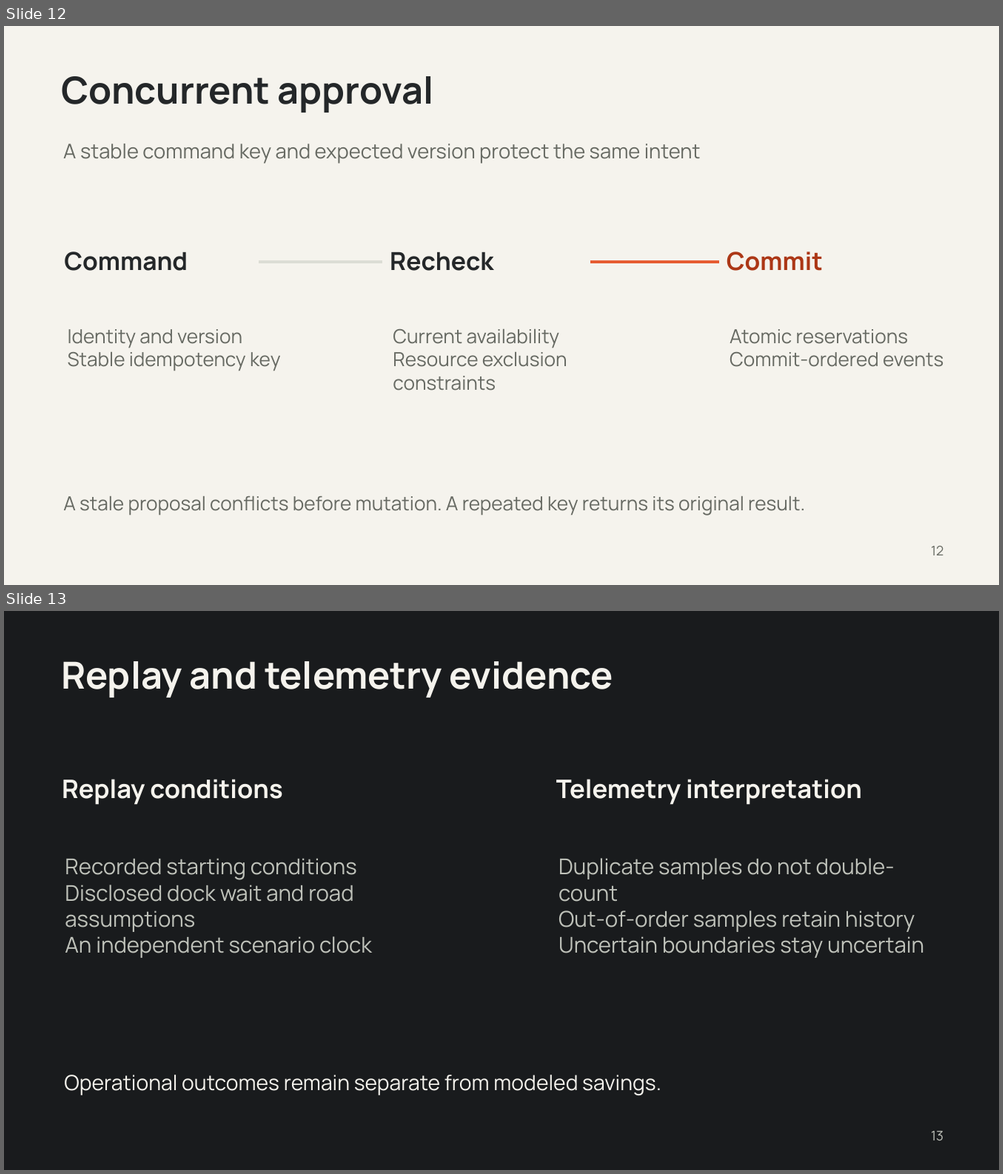
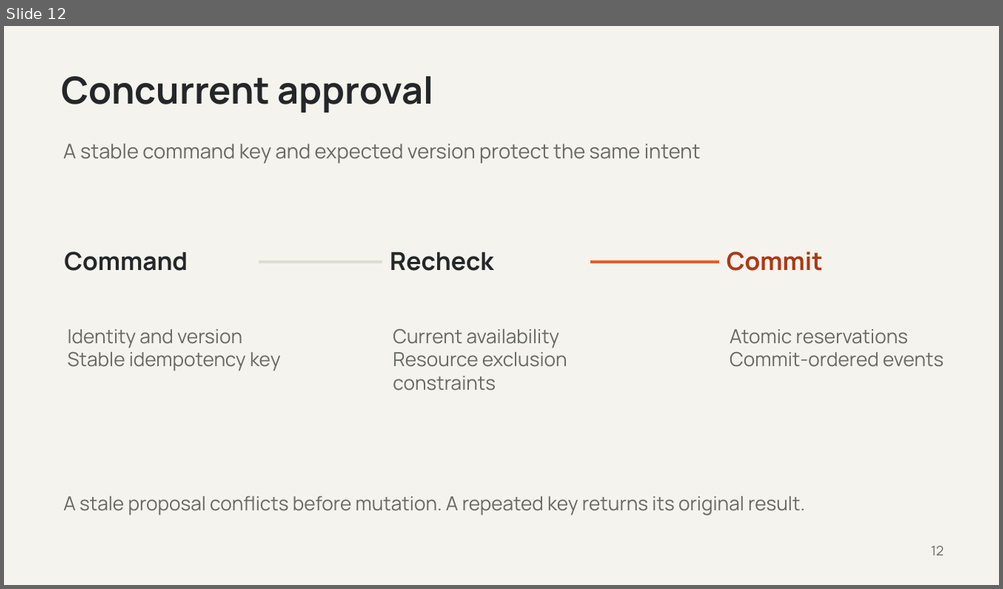
Before and after one commit to Zen-cronic/rhode, a slide deck: apps/web/public/demo/roadstar-pitch.pptx. Shown one above the other, each under a label of ours: slides 12 and 13 before the commit, slide 12 after it. The pictures are 1003x1174 and 1003x589 pixels, drawn with LibreOffice and Linux fonts; fonts in the diff are those of the drawing. Boxes give left, top, right and bottom in pixels: in the first picture for what was removed or moved away, otherwise in the second. Text is boxed around its words. In the diff, an @@ line names an element or a change of style, - is before the commit and + after.

```diff
--- a/apps/web/public/demo/roadstar-pitch.pptx
+++ b/apps/web/public/demo/roadstar-pitch.pptx
@@ slide 13 removed at box(4, 611, 999, 1170), background #191B1D @@
@@ text removed at box(61, 661, 613, 698) @@
-Replay and telemetry evidence
@@ text removed at box(62, 779, 282, 805) @@
-Replay conditions
@@ text removed at box(556, 779, 862, 805) @@
-Telemetry interpretation
@@ text removed at box(65, 858, 372, 958) @@
-Recorded starting conditions
-Disclosed dock wait and road assumptions
-An independent scenario clock
@@ text removed at box(558, 858, 924, 958) @@
-Duplicate samples do not double-count
-Out-of-order samples retain history
-Uncertain boundaries stay uncertain
@@ text removed at box(64, 1075, 661, 1096) @@
-Operational outcomes remain separate from modeled savings.
@@ text removed at box(930, 1131, 943, 1141) @@
-13
```
Also in this commit, not shown: 1 slide added, 5 other files.
